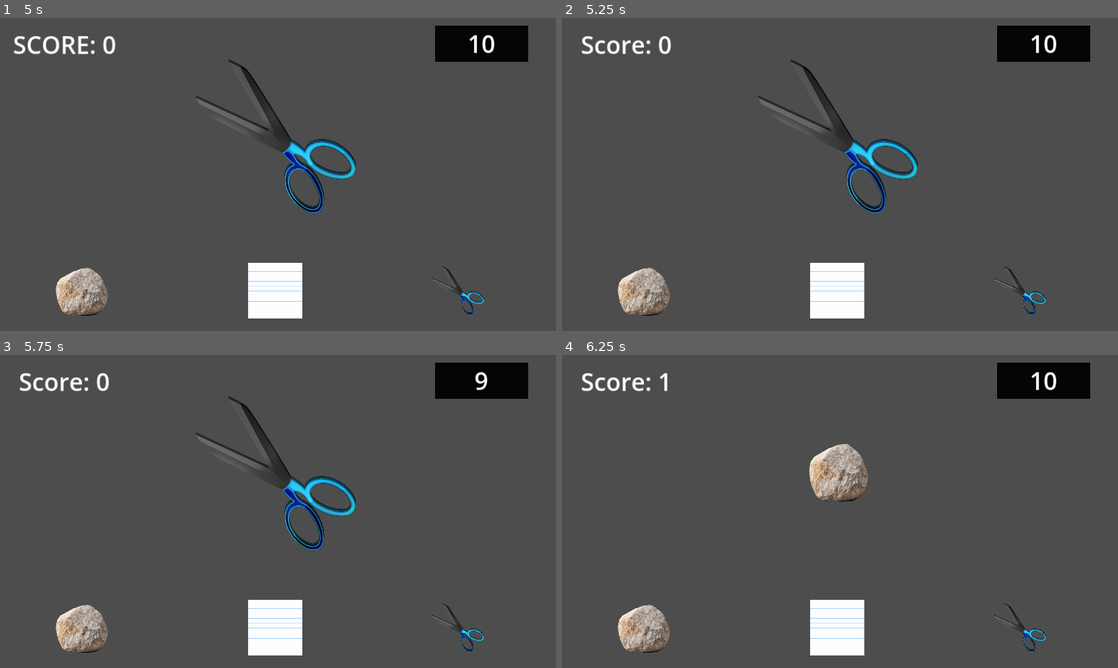
Above: before the commit, frames 1-4 (two rows, left to right).
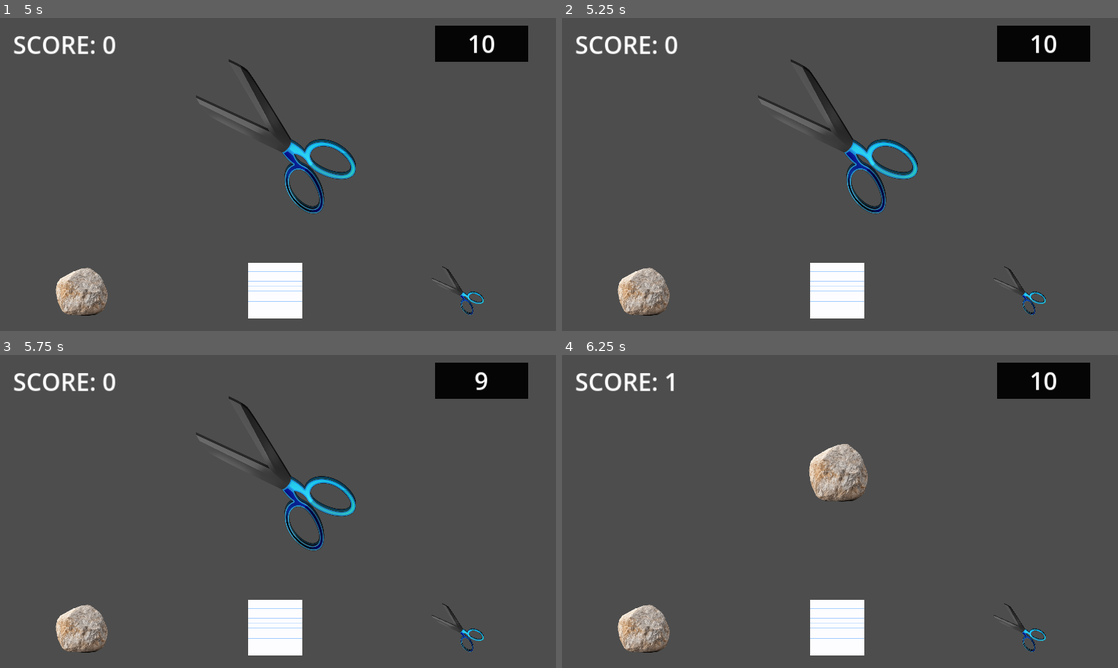
Above: after the commit, the same moments.

Repository: CoolCoderMan281/Rock-Paper-Panic
Game: Godot game, scene res://Scenes/mainmenu.tscn
Two runs of this game, one before a commit and one after it. Both use one fixed random seed, a clock stepped at 60 frames per second and the inputs below.
Inputs (mouse positions are in pixels of both pictures, inside the frame that each line leads up to):
- Up to frame 1 (5 s): click "Play" at 0.5 s; click "Small" at 1.25 s; click (83, 293) at 2 s; click "PLAY AGAIN" at 2.75 s; click (278, 290) at 3.5 s; click "PLAY AGAIN" at 4.25 s
- Up to frame 2 (5.25 s): click (1017, 290) at 5 s
- Up to frame 3 (5.75 s): no input
- Up to frame 4 (6.25 s): click (645, 630) at 5.75 s

Frame 1 is identical in both runs. In frame 2, 0.6% of the frame differs, in the area x 2-21%, y 5-12%; in frame 3, 0.6%; in frame 4, 0.6%.

Commit message:
Bugfix
Score text was being updated to a lowercase version when it starts as uppercase.

Diff:
--- a/Code/Player.gd
+++ b/Code/Player.gd
@@ -24,7 +24,7 @@
 
 
 func update_score():
-	%Score.text = "Score: " + str(score)
+	%Score.text = "SCORE: " + str(score)
 
 
 func _on_rock_pressed():
Not shown, changed: export_presets.cfg
